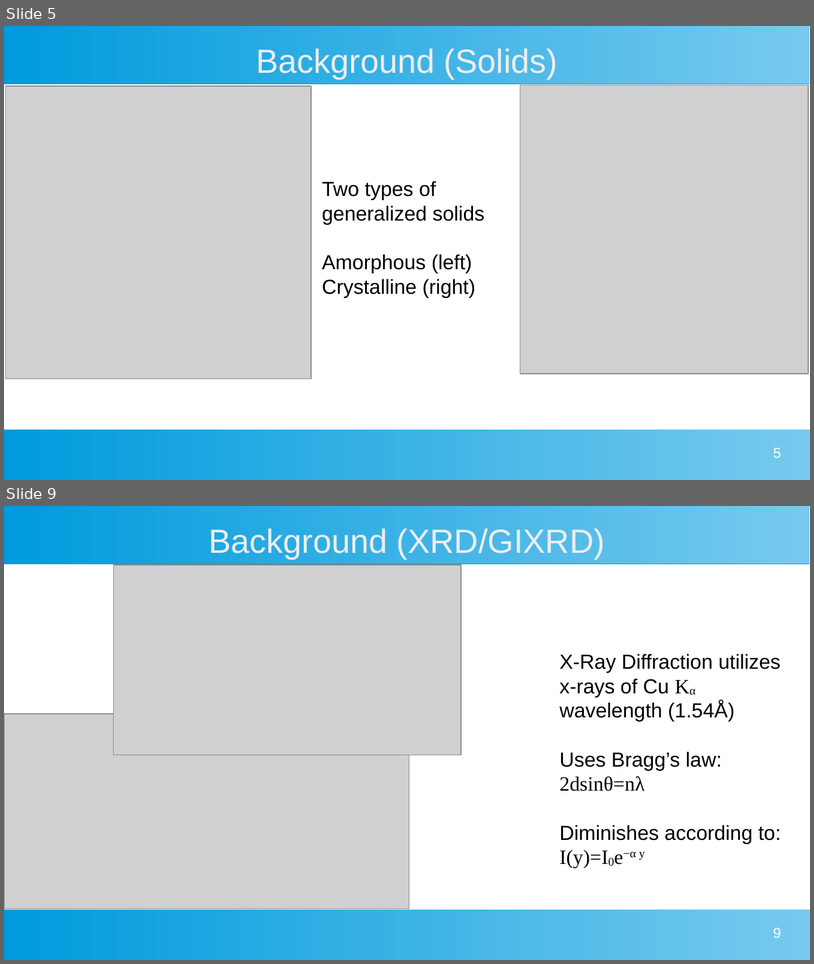
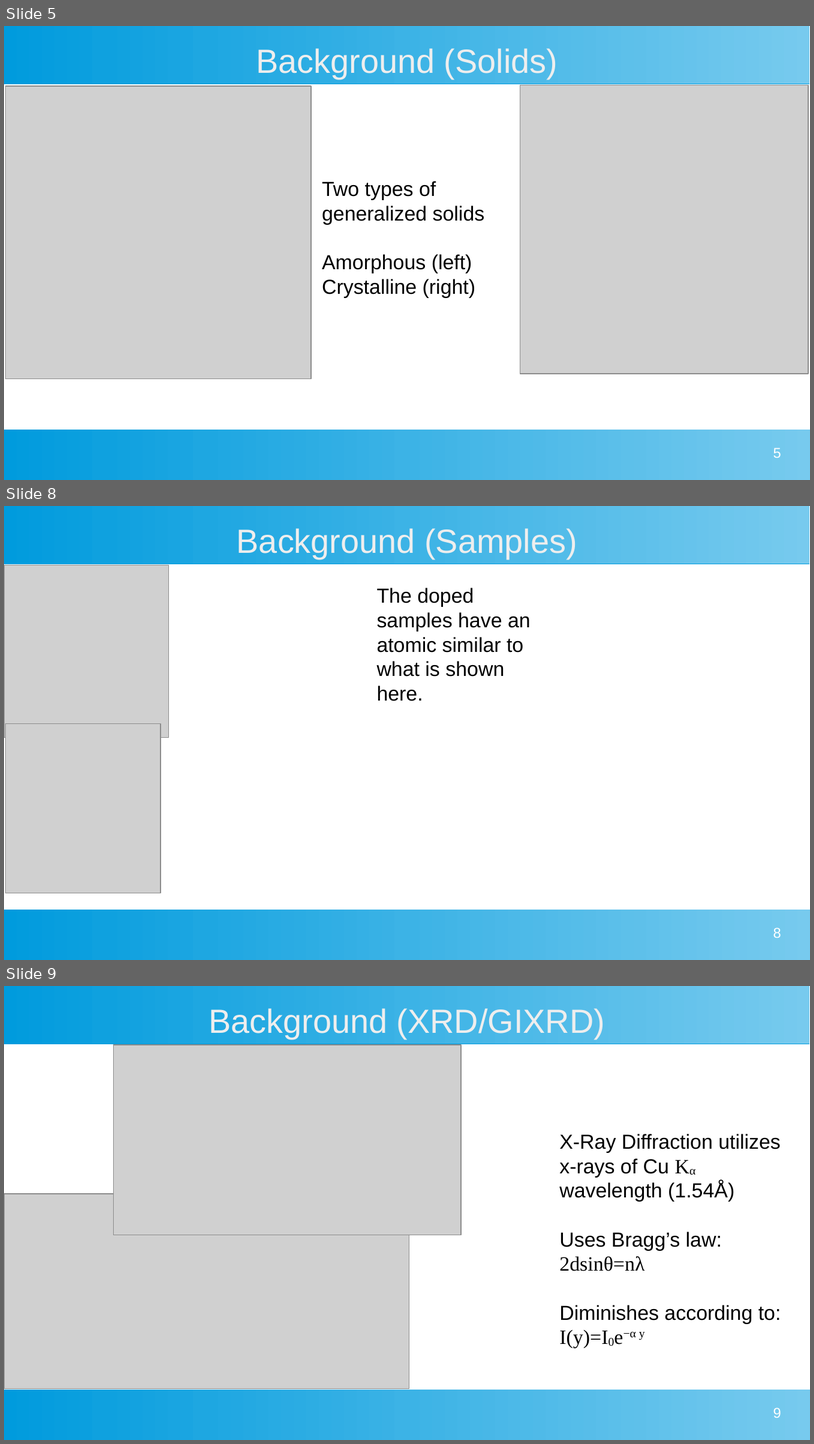
Before and after one commit to MarkS5001/GIXRD-Thesis, a slide deck: Thesis Defense Presentation.odp. Shown one above the other, each under a label of ours: slides 5 and 9 before the commit, slides 5, 8 and 9 after it; the slides between them are not shown. The pictures are 814x964 and 814x1444 pixels, drawn with LibreOffice and Linux fonts; fonts in the diff are those of the drawing; grey boxes stand for pictures. Boxes give left, top, right and bottom in pixels: in the first picture for what was removed or moved away, otherwise in the second. Text is boxed around its words. In the diff, an @@ line names an element or a change of style, - is before the commit and + after.

Commit message:
Added future work slide, and pictures

```diff
--- a/Thesis Defense Presentation.odp
+++ b/Thesis Defense Presentation.odp
@@ slide 8 added at (4,506,810,960), background #FFFFFF; not listed: 2 template elements that a slide beside it also shows @@
@@ title added at (237,528,577,559), 33 pt, text #EEEEEE @@
+Background (Samples)
@@ picture added at (4,565,168,737) @@
@@ text added at (377,588,531,701), 20 pt, text #000000 @@
+The doped samples have an atomic similar to what is shown here.
@@ picture added at (5,723,161,893) @@
@@ page number added at (774,927,782,937), 14 pt, text #FFFFFF @@
+8
```
Also in this commit, not shown: 3 slides changed, 1 other slide added, 3 slides removed.
